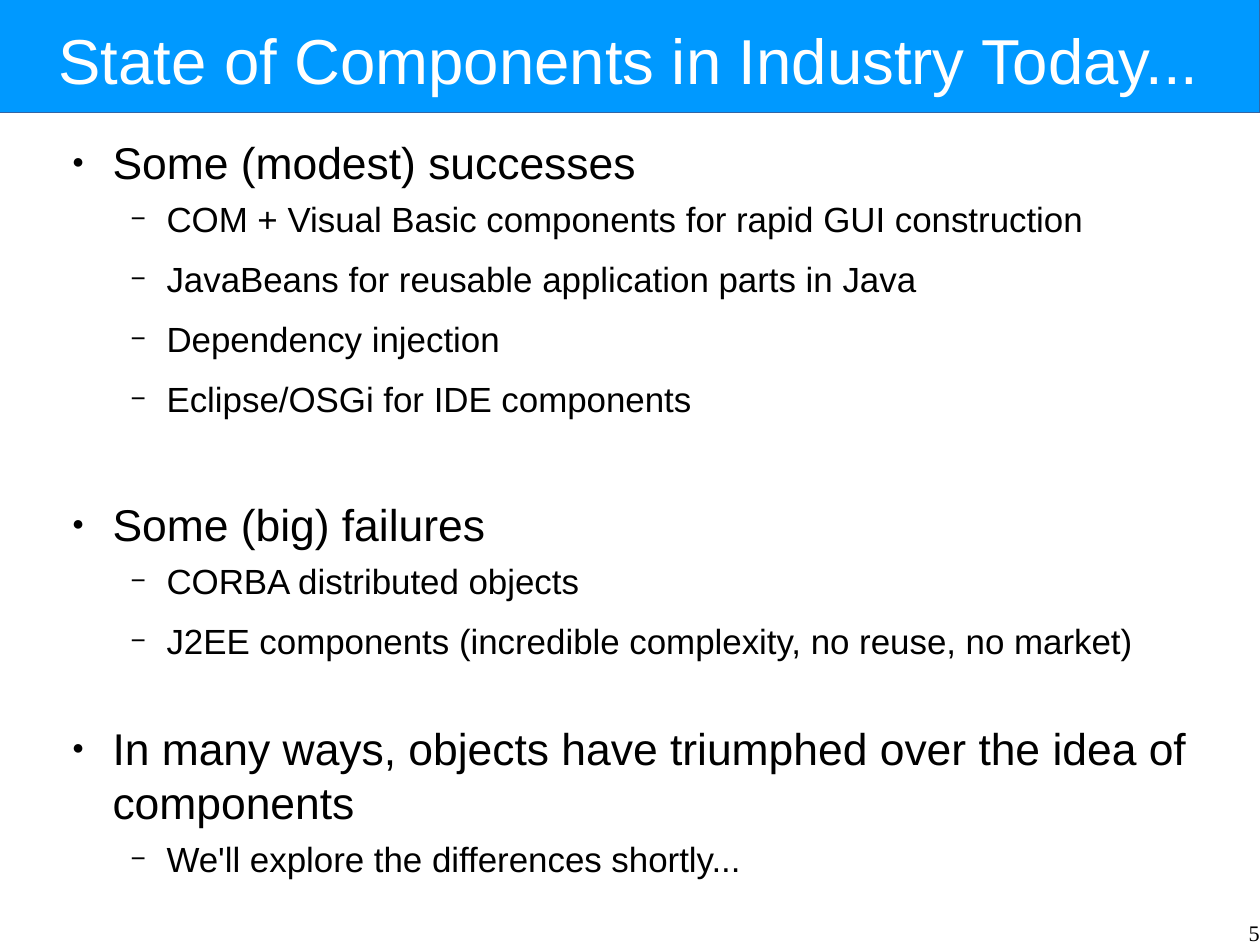
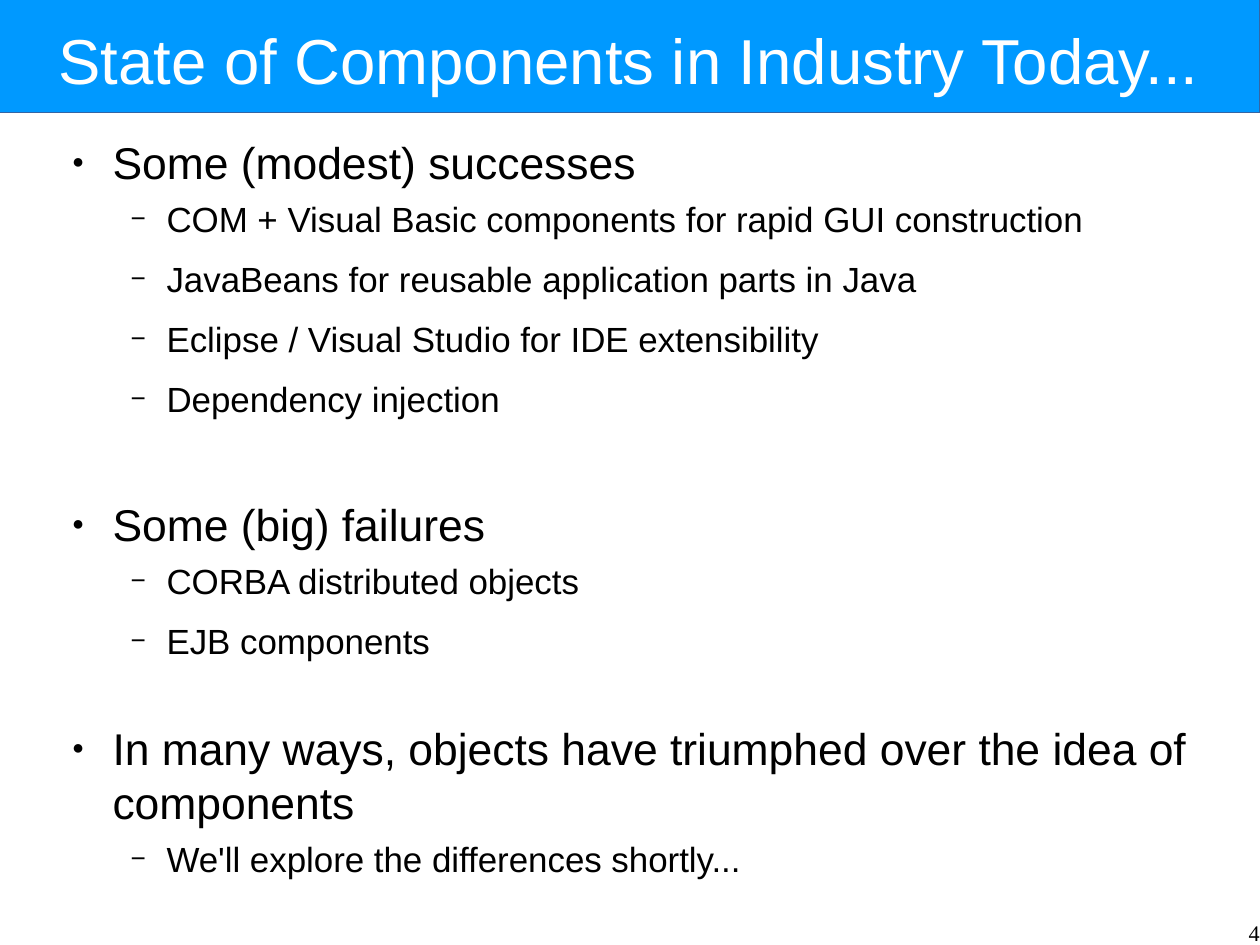
Before and after one commit to Intrinsarc/intrinsarc-evolve, a slide deck: slide 4 of Academic Work/lectures/components.odp (slide 5 before the commit). Drawn at 1260x945 pixels with LibreOffice and Linux fonts; fonts in the diff are those of the drawing. Boxes give left, top, right and bottom in pixels: in the first picture for what was removed or moved away, otherwise in the second. Text is boxed around its words. In the diff, an @@ line names an element or a change of style, - is before the commit and + after.

```diff
--- a/Academic Work/lectures/components.odp
+++ b/Academic Work/lectures/components.odp
@@ text at (167,326,818,359): paragraph added @@
+  − Eclipse / Visual Studio for IDE extensibility
@@ text at (167,386,691,419): paragraph removed @@
-  − Eclipse/OSGi for IDE components
@@ text at (167,630,430,661): text changed @@
-  − J2EE components (incredible complexity, no reuse, no market)
+  − EJB components
@@ page number at (1249,926,1260,941): text changed @@
-5
+4
```
Also in this commit, not shown: 13 other slides changed, 8 slides added, 4 slides removed, 5 other files.
